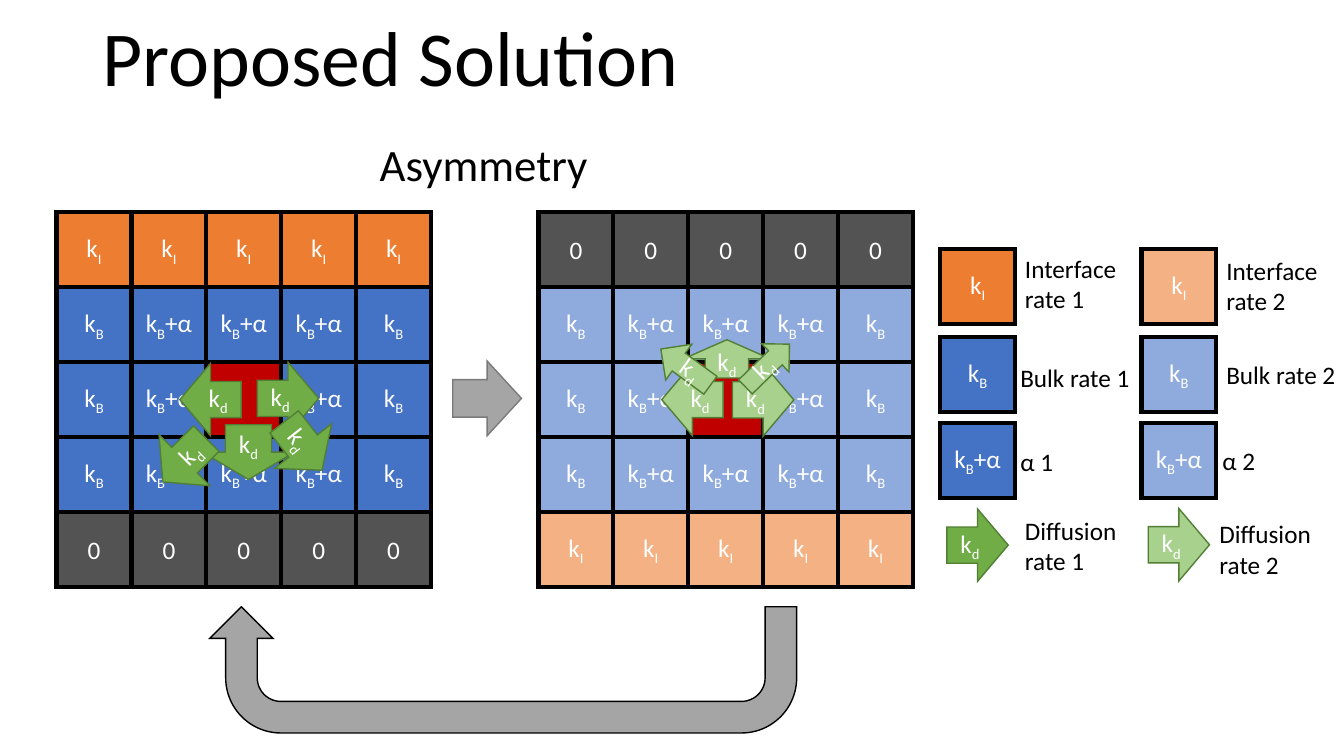
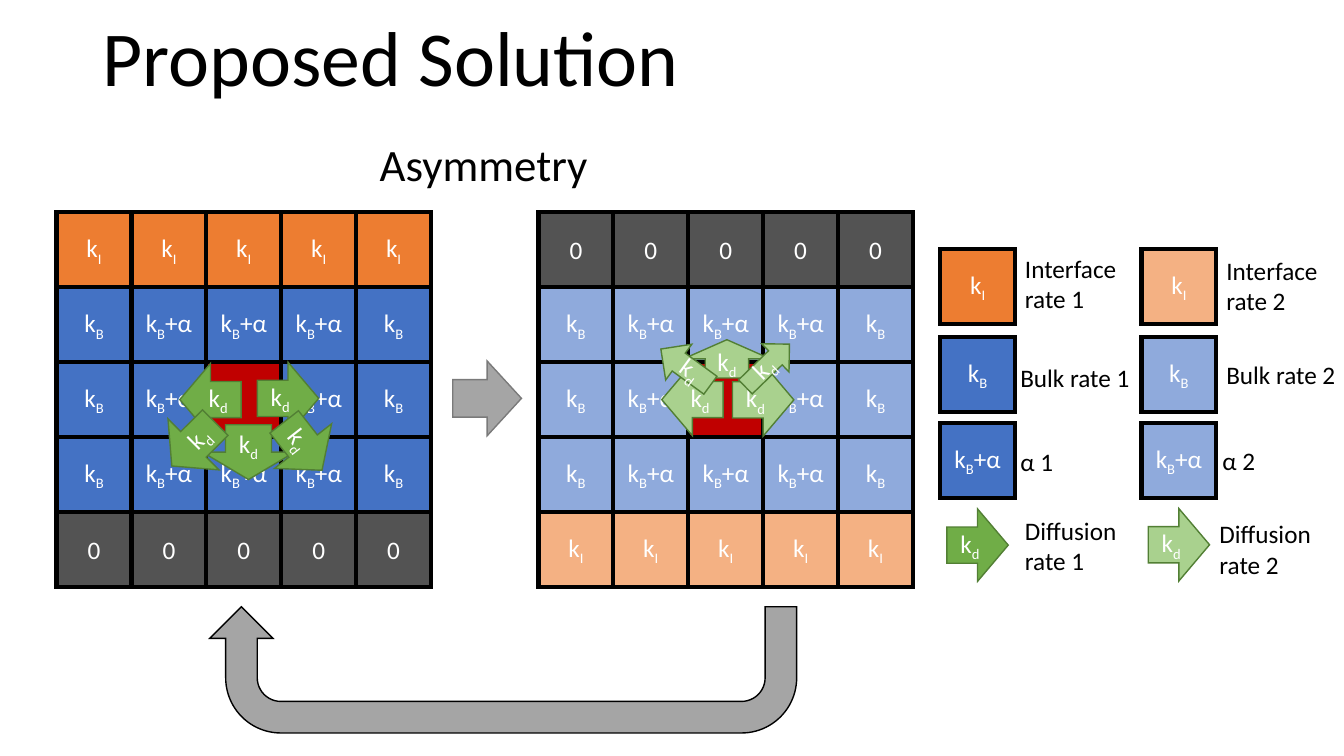
Before and after one commit to ChrisLiutx/Monte-Carlos-MgO-TDDB, a slide deck: slide 24 of Notes.pptx (slide 21 before the commit). Drawn at 1344x756 pixels with LibreOffice and Linux fonts; fonts in the diff are those of the drawing. Boxes give left, top, right and bottom in pixels: in the first picture for what was removed or moved away, otherwise in the second. Text is boxed around its words. In the diff, an @@ line names an element or a change of style, - is before the commit and + after.

```diff
--- a/Notes.pptx
+++ b/Notes.pptx
@@ left arrow "kd": place and size @@
-left arrow "kd" at box(138, 413, 232, 508)
+left arrow "kd" at box(147, 397, 241, 492)
```
Also in this commit, not shown: 5 other slides changed, 3 slides added.
